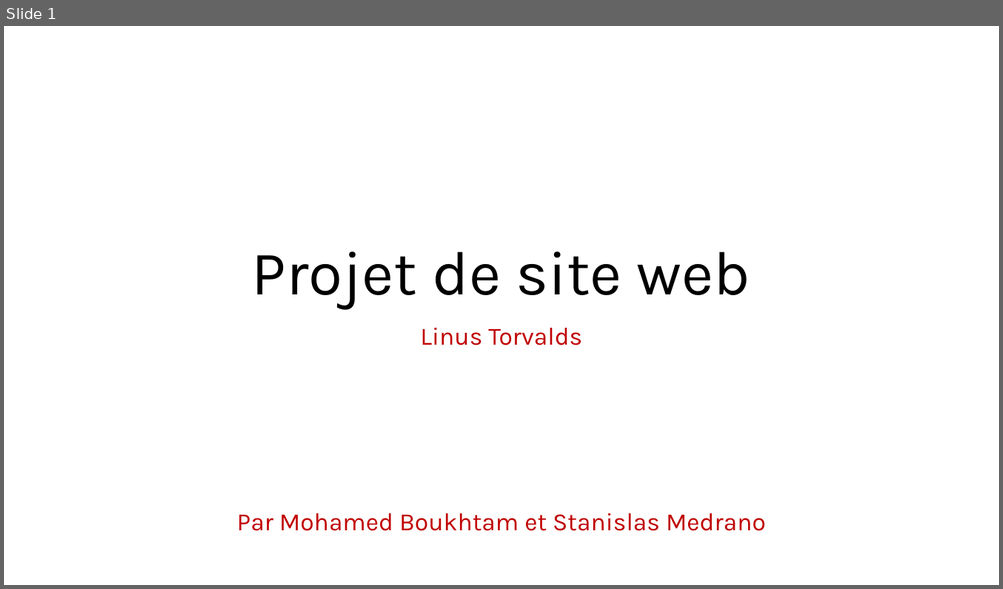
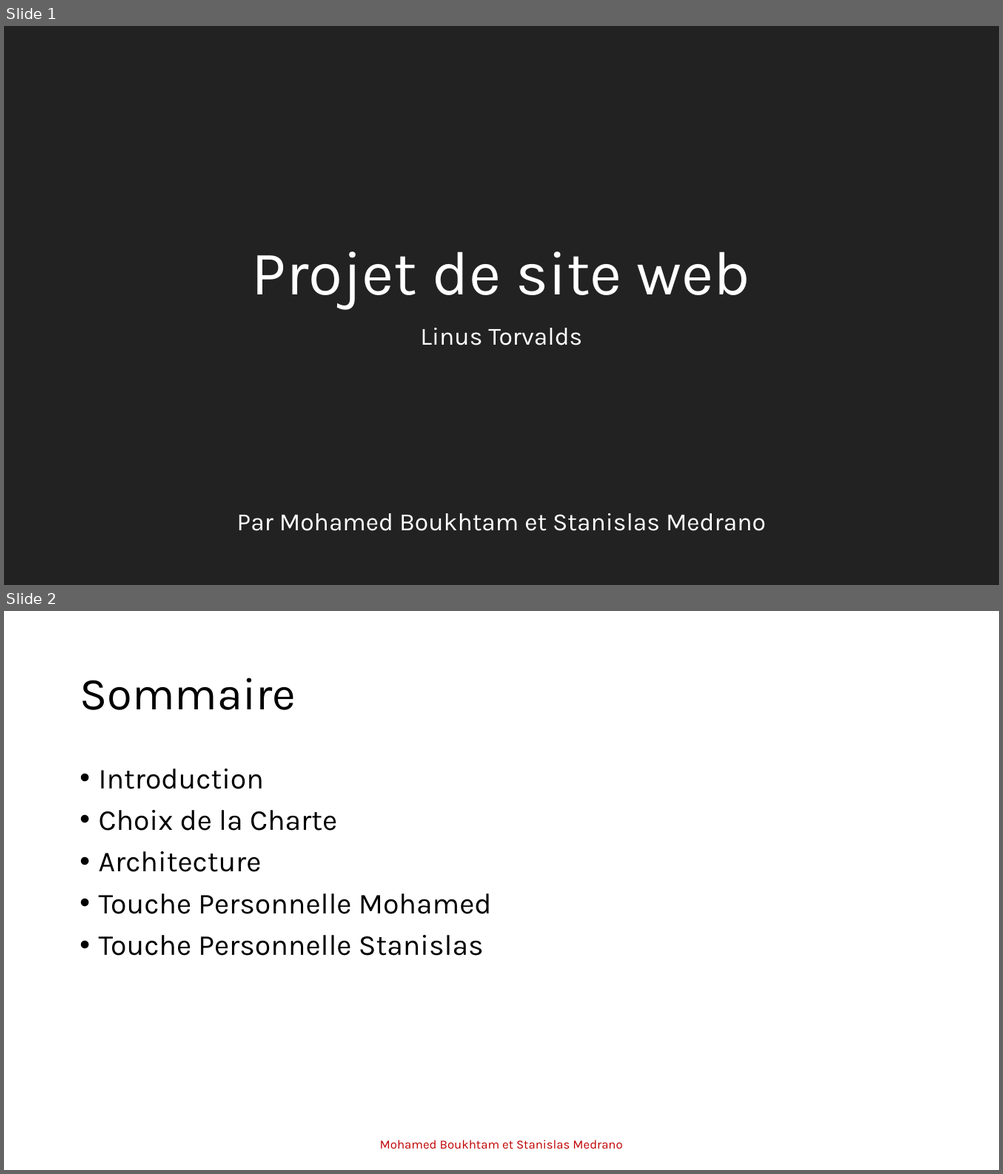
Before and after one commit to stanfrbd/stcodin, a slide deck: documents/Projet_Codin_StanislasMedrano_MohamedBoukhtam.pptx. Shown one above the other, each under a label of ours: slide 1 before the commit, slides 1 and 2 after it. The pictures are 1003x589 and 1003x1174 pixels, drawn with LibreOffice and Linux fonts; fonts in the diff are those of the drawing; background and template pictures are left out. Boxes give left, top, right and bottom in pixels: in the first picture for what was removed or moved away, otherwise in the second. Text is boxed around its words. In the diff, an @@ line names an element or a change of style, - is before the commit and + after.

```diff
--- a/documents/Projet_Codin_StanislasMedrano_MohamedBoukhtam.pptx
+++ b/documents/Projet_Codin_StanislasMedrano_MohamedBoukhtam.pptx
@@ slide 2 added at [4,611,999,1170], background #FFFFFF @@
@@ title added at [79,678,296,710], 44 pt, text #000000 @@
+Sommaire
@@ text added at [99,769,492,956], 28 pt, text #000000 @@
+• Introduction
+• Choix de la Charte
+• Architecture
+• Touche Personnelle Mohamed
+• Touche Personnelle Stanislas
@@ text added at [380,1140,622,1150], 12 pt, text #C00000 @@
+Mohamed Boukhtam et Stanislas Medrano
@@ slide 1 changed as well @@
@@ background #FFFFFF to #222222 @@
@@ title "Projet de site web" at [252,252,751,309]: text colour #000000 to #FFFFFF @@
@@ subtitle "Linus Torvalds" at [237,328,765,531]: text colour #C00000 to #FFFFFF @@
```
Also in this commit, not shown: 3 other slides changed, 9 other slides added, 2 slides removed, 2 other files.
